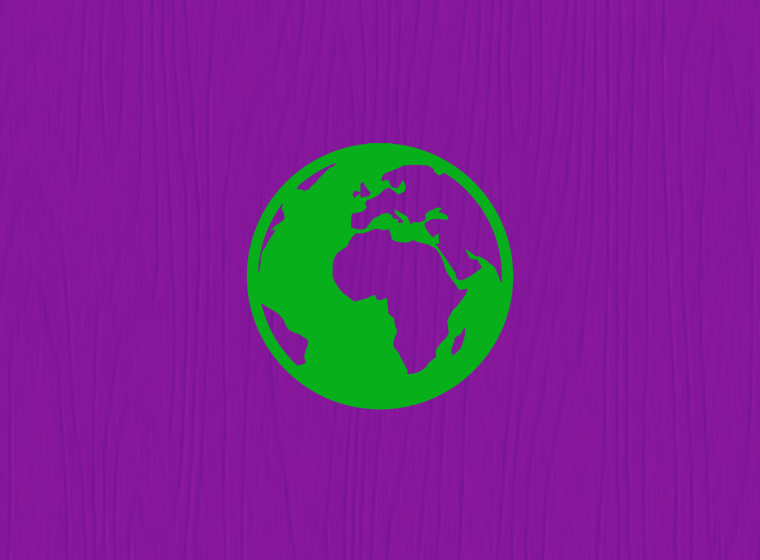
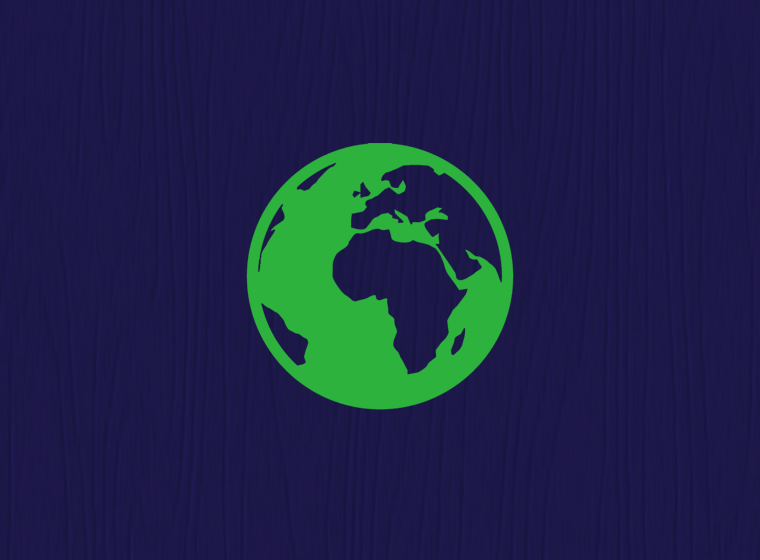
Layer changes from the first 760 x 560 image to the second:
painted on "Background" over bbox(0, 0, 760, 560)
